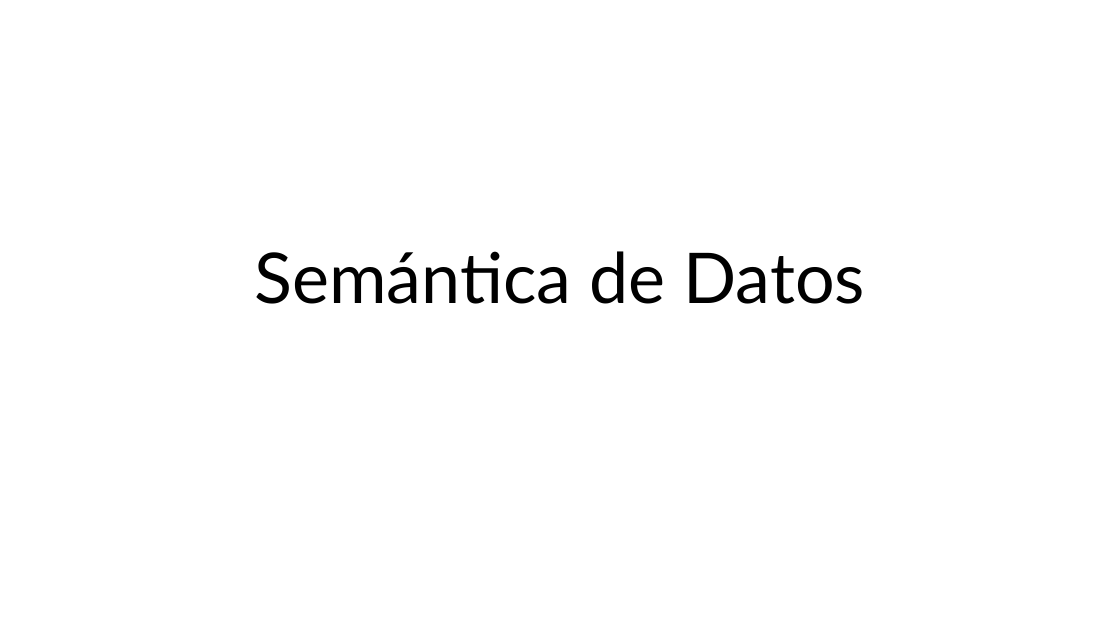
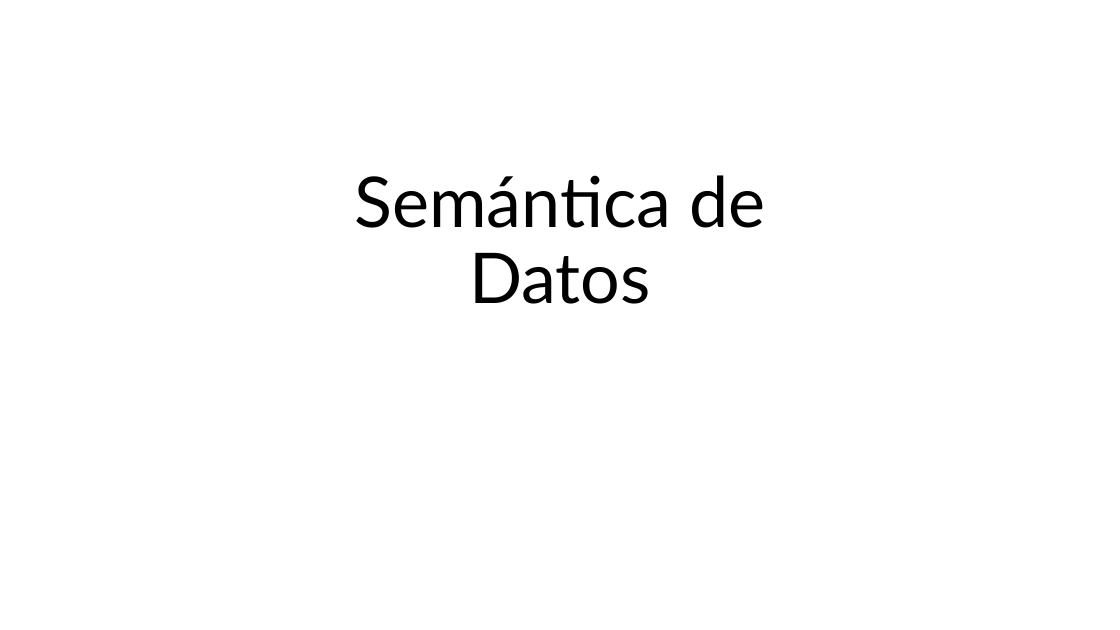
Before and after one commit to abelcondear/course, a slide deck: slide 22 of presentacion-curso.pptx. Drawn at 1120x630 pixels with LibreOffice and Linux fonts; fonts in the diff are those of the drawing. Boxes give left, top, right and bottom in pixels: in the first picture for what was removed or moved away, otherwise in the second. Text is boxed around its words. In the diff, an @@ line names an element or a change of style, - is before the commit and + after.

```diff
--- a/presentacion-curso.pptx
+++ b/presentacion-curso.pptx
@@ title "Semántica de Datos" rewrapped from bbox=[255, 251, 866, 304] to bbox=[354, 175, 765, 304] @@
```
Also in this commit, not shown: 48 other slides changed, 3 other files.
